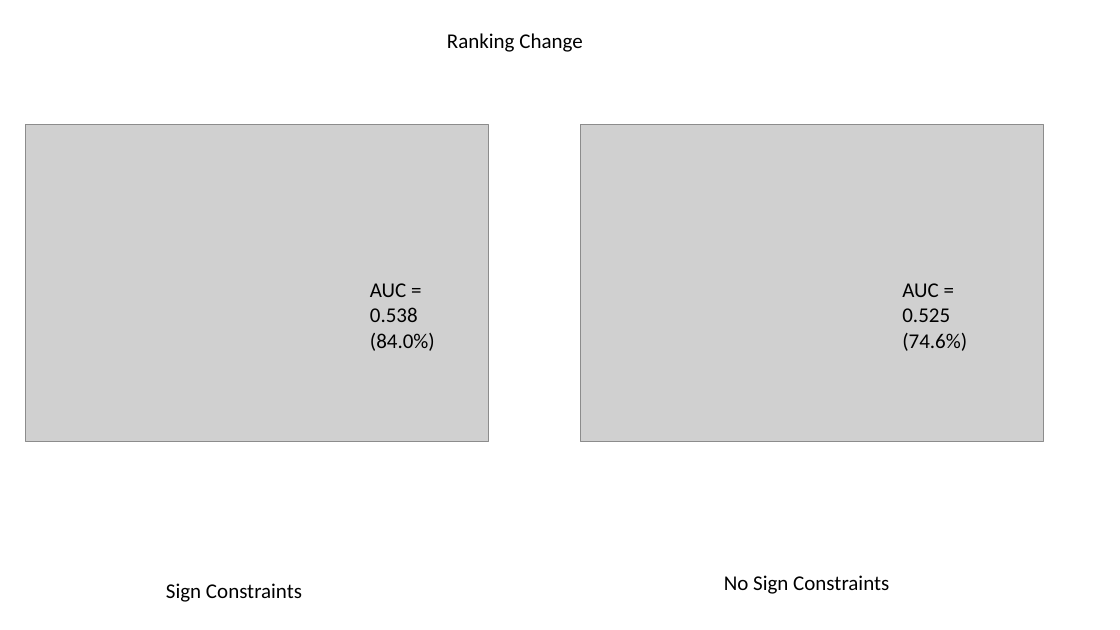
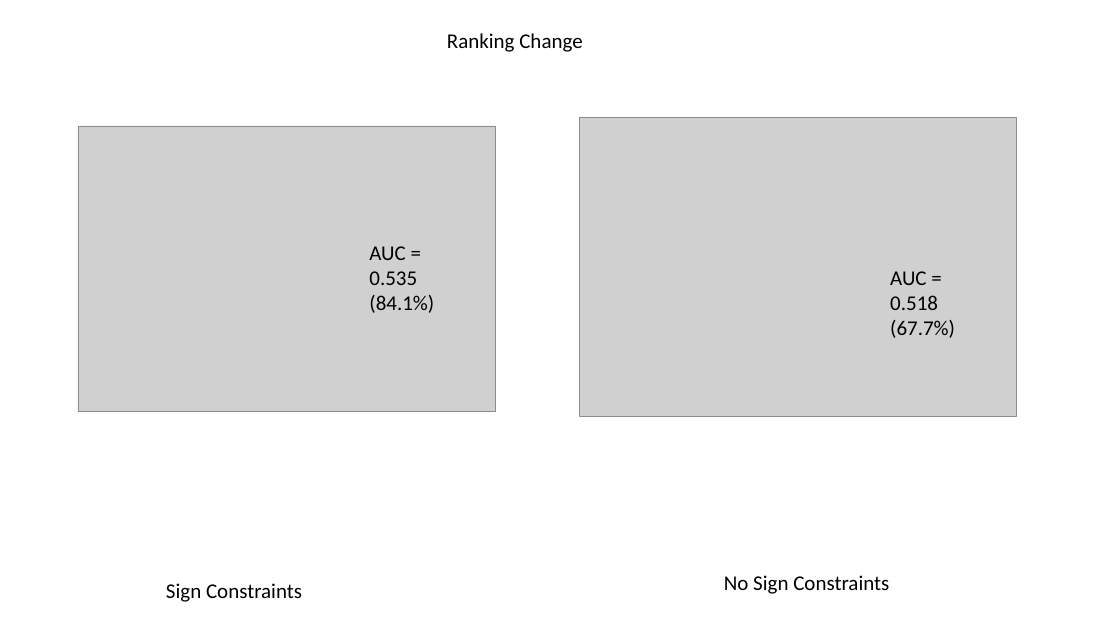
Before and after one commit to e-stan/BrentRotation, a slide deck: slide 3 of labMeeting10_9.pptx. Drawn at 1120x630 pixels with LibreOffice and Linux fonts; fonts in the diff are those of the drawing; grey boxes stand for pictures. Boxes give left, top, right and bottom in pixels: in the first picture for what was removed or moved away, otherwise in the second. Text is boxed around its words. In the diff, an @@ line names an element or a change of style, - is before the commit and + after.

```diff
--- a/labMeeting10_9.pptx
+++ b/labMeeting10_9.pptx
@@ picture: place and size @@
-picture at (581, 124, 1044, 441)
+picture at (580, 118, 1017, 416)
@@ picture: place and size @@
-picture at (25, 124, 489, 441)
+picture at (78, 126, 496, 412)
@@ text at (369, 246, 434, 313): text changed @@
-AUC = 0.538 (84.0%)
+AUC = 0.535 (84.1%)
@@ text at (890, 271, 955, 338): text changed @@
-AUC = 0.525 (74.6%)
+AUC = 0.518 (67.7%)
```
Also in this commit, not shown: 6 other slides changed, 2 slides added, 1 slide removed, 6 other files.
